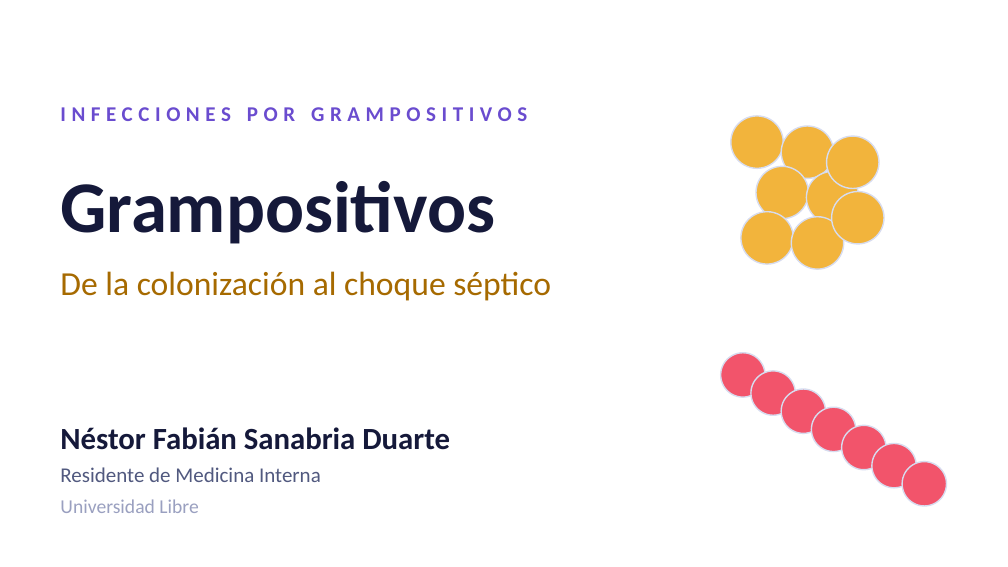
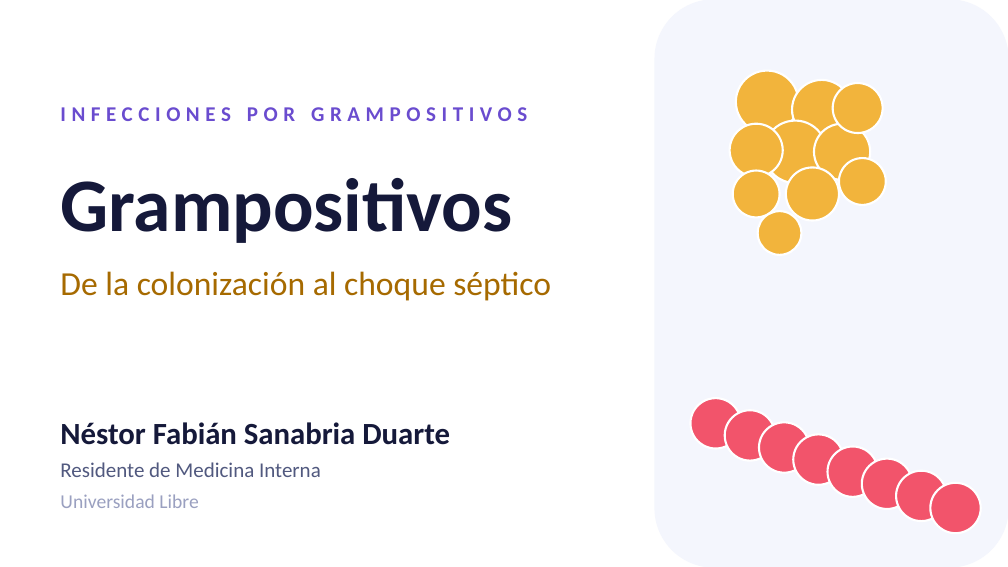
Before and after one commit to nestor120512/nes, a slide deck: slide 1 of Cocos_grampositivos_BLANCO.pptx. Drawn at 1008x567 pixels with LibreOffice and Linux fonts; fonts in the diff are those of the drawing. Boxes give left, top, right and bottom in pixels: in the first picture for what was removed or moved away, otherwise in the second. Text is boxed around its words. In the diff, an @@ line names an element or a change of style, - is before the commit and + after.

```diff
--- a/Cocos_grampositivos_BLANCO.pptx
+++ b/Cocos_grampositivos_BLANCO.pptx
@@ rounded rectangle added at (x1=655, y1=0, x2=1008, y2=566), fill #F4F6FD, outline #F4F6FD 1 pt @@
@@ ellipse resized from (x1=781, y1=126, x2=834, y2=178) to (x1=736, y1=71, x2=798, y2=133) @@
@@ ellipse resized from (x1=756, y1=166, x2=808, y2=219) to (x1=792, y1=80, x2=852, y2=139) @@
@@ ellipse moved from (x1=827, y1=136, x2=879, y2=188) to (x1=833, y1=83, x2=883, y2=133) @@
@@ ellipse removed at (x1=731, y1=116, x2=783, y2=168) @@
@@ text "Grampositivos" at (x1=60, y1=178, x2=512, y2=243): size 52 to 54 pt @@
@@ ellipse moved from (x1=791, y1=217, x2=844, y2=269) to (x1=730, y1=124, x2=783, y2=177) @@
@@ ellipse resized from (x1=806, y1=171, x2=859, y2=224) to (x1=764, y1=121, x2=827, y2=183) @@
@@ outline #D7DCEF 1 pt to #FFFFFF 1.5 pt in 11 elements at (x1=786, y1=167, x2=840, y2=221), (x1=833, y1=83, x2=883, y2=133), (x1=764, y1=121, x2=827, y2=183), (x1=690, y1=398, x2=741, y2=449), (x1=725, y1=410, x2=775, y2=461), (x1=736, y1=71, x2=798, y2=133), (x1=759, y1=422, x2=809, y2=473), (x1=793, y1=434, x2=844, y2=485), (x1=792, y1=80, x2=852, y2=139), (x1=730, y1=124, x2=783, y2=177), (x1=813, y1=124, x2=870, y2=180) @@
@@ ellipse resized from (x1=741, y1=212, x2=793, y2=264) to (x1=813, y1=124, x2=870, y2=180) @@
@@ ellipse resized from (x1=751, y1=371, x2=795, y2=415) to (x1=733, y1=170, x2=780, y2=218) @@
@@ ellipse moved from (x1=832, y1=192, x2=884, y2=244) to (x1=786, y1=167, x2=840, y2=221) @@
@@ fill #F2546B to #F2B43C; outline #D7DCEF 1 pt to #FFFFFF 1.5 pt in 3 elements at (x1=758, y1=212, x2=801, y2=255), (x1=733, y1=170, x2=780, y2=218), (x1=839, y1=158, x2=886, y2=206) @@
@@ ellipse resized from (x1=721, y1=353, x2=765, y2=397) to (x1=839, y1=158, x2=886, y2=206) @@
@@ ellipse moved from (x1=781, y1=389, x2=826, y2=433) to (x1=758, y1=212, x2=801, y2=255) @@
@@ text "Néstor Fabián Sanabria Duarte" moved from (x1=60, y1=427, x2=450, y2=450) to (x1=60, y1=422, x2=450, y2=445) @@
@@ ellipse resized from (x1=811, y1=407, x2=856, y2=452) to (x1=690, y1=398, x2=741, y2=449) @@
@@ ellipse resized from (x1=842, y1=425, x2=886, y2=470) to (x1=725, y1=410, x2=775, y2=461) @@
@@ ellipse resized from (x1=872, y1=444, x2=916, y2=488) to (x1=759, y1=422, x2=809, y2=473) @@
@@ ellipse resized from (x1=902, y1=462, x2=947, y2=506) to (x1=793, y1=434, x2=844, y2=485) @@
@@ ellipse added at (x1=828, y1=447, x2=878, y2=497), fill #F2546B, outline #FFFFFF 1.5 pt @@
@@ text "Residente de Medicina Interna" moved from (x1=60, y1=467, x2=321, y2=482) to (x1=60, y1=462, x2=321, y2=477) @@
@@ ellipse added at (x1=862, y1=459, x2=912, y2=509), fill #F2546B, outline #FFFFFF 1.5 pt @@
@@ ellipse added at (x1=896, y1=471, x2=947, y2=521), fill #F2546B, outline #FFFFFF 1.5 pt @@
@@ text "Universidad Libre" moved from (x1=60, y1=499, x2=198, y2=513) to (x1=60, y1=494, x2=198, y2=508) @@
@@ ellipse added at (x1=930, y1=483, x2=981, y2=533), fill #F2546B, outline #FFFFFF 1.5 pt @@
```
Also in this commit, not shown: 3 other slides changed.
